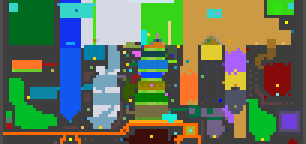
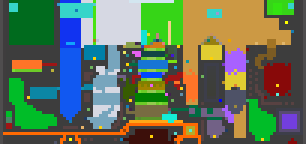
Comparing the layer stacks of the two 306 x 144 images. Changes:
painted on "biome_map.png" over (165, 66, 186, 105)
